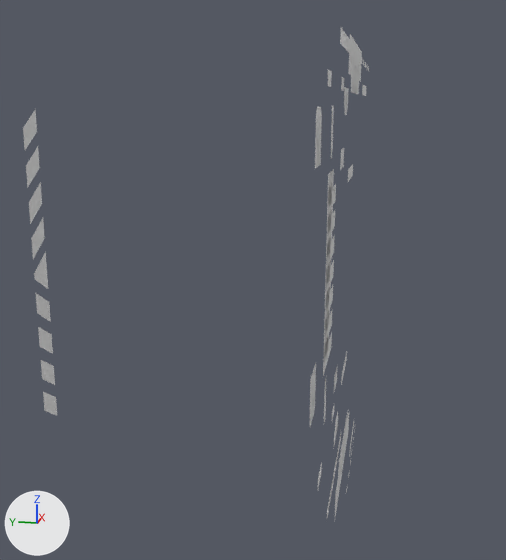
Before and after pictures for a commit that changed the glTF model assets/blueprints/Door.glb.
One viewpoint serves both versions: a 50 mm lens placed at (-495.0, -66.0, 115.0), pointed at (-2.0, 33.0, -8.0). The lights are fixed; the arrows at lower left show +X, +Y and +Z. Where no turn or scale is listed for an object, it has been applied to the vertices. Vertices at the same position are counted once.
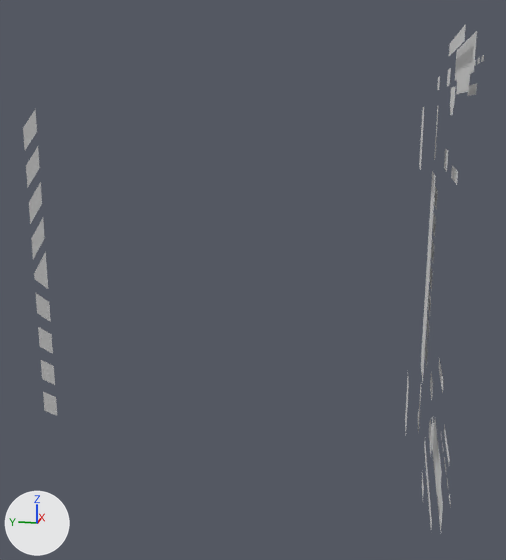
ob_door is not drawn itself; it is the parent of ob_doormarkings, ob_pplane6_006.

Where the newer file only moved an object's origin or applied its transform, the numbers keep the older frame.

Patch to the scene script:
```diff
--- a/assets/blueprints/Door.glb.py
+++ b/assets/blueprints/Door.glb.py
@@ me_mesh_130 @@
 me_mesh_130.from_pydata(...)  # 9 vertices, 8 faces; spans x -22.0..22.0, y 0.0, z -72.3..72.3
+# me_mesh_130 part 1: the whole mesh is moved by (0.0, -69.6, 0.0)
@@ me_mesh_139 @@
 me_mesh_139.from_pydata(...)  # 12 vertices, 8 faces; spans x -16.2..16.2, y 0.0, z -62.4..62.4
+# me_mesh_139 part 2: the whole mesh is moved by (0.0, -69.6, 0.0)
@@ me_mesh_140 @@
 me_mesh_140.from_pydata(...)  # 16 vertices, 8 faces; spans x -67.0..67.0, y 0.0, z -137.0..137.0
+# me_mesh_140 part 3: the whole mesh is moved by (0.0, -70.0, 0.0)
@@ me_mesh_141 @@
 me_mesh_141.from_pydata(...)  # 26 vertices, 24 faces; spans x -70.0..70.0, y 0.0, z -157.0..157.0
+# me_mesh_141 part 4: the whole mesh is moved by (0.0, -70.0, 0.0)
@@ me_mesh_142 @@
 me_mesh_142.from_pydata(...)  # 14 vertices, 8 faces; spans x -64.0..64.0, y 0.0, z -161.0..161.0
+# me_mesh_142 part 5: the whole mesh is moved by (0.0, -70.0, 0.0)
@@ me_mesh_131 @@
 me_mesh_131.from_pydata(...)  # 14 vertices, 8 faces; spans x -7.0..7.0, y 0.0, z -117.0..117.0
+# me_mesh_131 part 6: the whole mesh is moved by (0.0, -70.0, 0.0)
@@ me_mesh_149 @@
 me_mesh_149.from_pydata(...)  # 16 vertices, 8 faces; spans x -34.0..34.0, y 0.0, z -145.0..145.0
+# me_mesh_149 part 7: the whole mesh is moved by (0.0, -70.0, 0.0)
@@ me_mesh_170 @@
 me_mesh_170.from_pydata(...)  # 16 vertices, 8 faces; spans x -28.0..28.0, y 0.0, z -130.0..130.0
+# me_mesh_170 part 8: the whole mesh is moved by (0.0, -70.0, 0.0)
@@ me_mesh_132 @@
 me_mesh_132.from_pydata(...)  # 12 vertices, 8 faces; spans x -14.0..14.0, y 0.0, z -88.0..88.0
+# me_mesh_132 part 9: the whole mesh is moved by (0.0, -70.0, 0.0)
@@ me_mesh_133 @@
 me_mesh_133.from_pydata(...)  # 16 vertices, 8 faces; spans x -26.0..26.0, y 0.0, z -76.0..76.0
+# me_mesh_133 part 10: the whole mesh is moved by (0.0, -70.0, 0.0)
@@ me_mesh_134 @@
 me_mesh_134.from_pydata(...)  # 18 vertices, 16 faces; spans x -19.0..19.0, y 0.0, z -116.0..116.0
+# me_mesh_134 part 11: the whole mesh is moved by (0.0, -70.0, 0.0)
@@ me_mesh_136 @@
 me_mesh_136.from_pydata(...)  # 9 vertices, 8 faces; spans x -16.2..16.2, y 0.0, z -6.5..6.5
+# me_mesh_136 part 12: the whole mesh is moved by (0.0, -69.6, 0.0)
@@ me_mesh_137 @@
 me_mesh_137.from_pydata(...)  # 12 vertices, 8 faces; spans x -16.2..16.2, y 0.0, z -25.1..25.1
+# me_mesh_137 part 13: the whole mesh is moved by (0.0, -69.6, 0.0)
@@ me_mesh_138 @@
 me_mesh_138.from_pydata(...)  # 12 vertices, 8 faces; spans x -16.2..16.2, y 0.0, z -43.7..43.7
+# me_mesh_138 part 14: the whole mesh is moved by (0.0, -69.6, 0.0)
@@ ob_door @@
 ob_door.location = (0.0, 0.0, 0.0)
-ob_door.rotation_euler = (-3.142, 0.0, 0.0)  # degrees (-180, 0, 0)
@@ ob_pplane6_006 @@
 ob_pplane6_006 = bpy.data.objects.new('pPlane6.006', me_mesh_135)
-ob_pplane6_006.parent = ob_door
-ob_pplane6_006.location = (0.0, 31.18, -0.0000226)
+ob_pplane6_006.parent = ob_dooroverlay
+ob_pplane6_006.location = (0.0, -0.75, 0.0000206)
@@ ob_dooroverlay @@
+ob_dooroverlay = bpy.data.objects.new('DoorOverlay', None)
+ob_dooroverlay.parent = ob_door
+ob_dooroverlay.location = (0.0, -100.0, 0.0)
```

Location of each change, (x1, y1, x2, y2) in pixels of the pictures (506 x 560 px):
'pPlane12.006', mesh moved: before (335, 34, 362, 516); after (432, 31, 477, 532)
'pPlane1.006', mesh moved: before (323, 169, 334, 376); after (421, 171, 436, 382)
'pPlane5.006', mesh moved: before (310, 107, 322, 427); after (405, 107, 424, 431)
'pPlane13.004', mesh moved: before (327, 28, 350, 518); after (424, 24, 466, 527)
'pPlane6.006', turned, moved: before (334, 87, 349, 445); after (429, 86, 456, 454)
'pPlane4.006', mesh moved: before (341, 164, 353, 385); after (439, 166, 458, 393)
'pPlane11.006', mesh moved: before (317, 70, 344, 492); after (418, 68, 451, 496)
'pPlane2.006', mesh moved: before (324, 106, 334, 422); after (418, 106, 439, 433)
'pPlane10.006', mesh moved: before (327, 184, 336, 361); after (425, 186, 438, 368)
'pPlane8.006', mesh moved: before (329, 235, 335, 310); after (428, 239, 434, 316)
'pPlane9.006', mesh moved: before (328, 210, 335, 336); after (426, 214, 436, 339)
'pPlane3.006', mesh moved: before (334, 148, 344, 392); after (430, 148, 448, 400)
'pPlane22.019', mesh moved: before (349, 85, 366, 457); after (444, 83, 477, 464)
'pPlane7.006', mesh moved: before (329, 260, 334, 286); after (429, 263, 433, 291)
'pPlane20.002', mesh moved: before (348, 59, 368, 478); after (442, 57, 480, 486)
